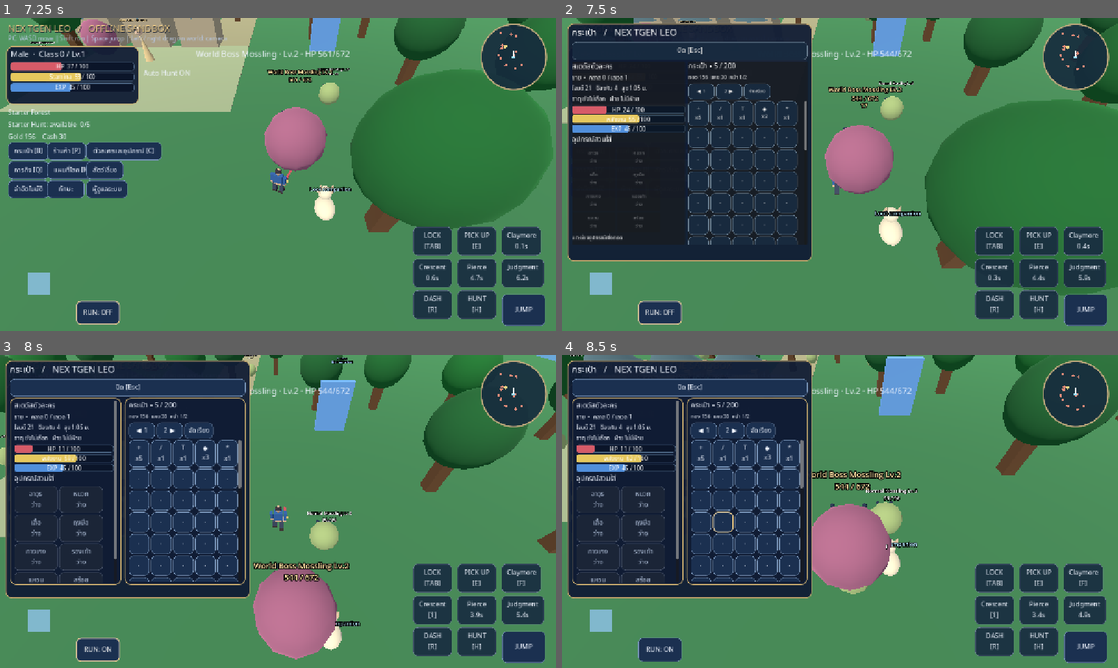
Above: before the commit, frames 1-4 (two rows, left to right).
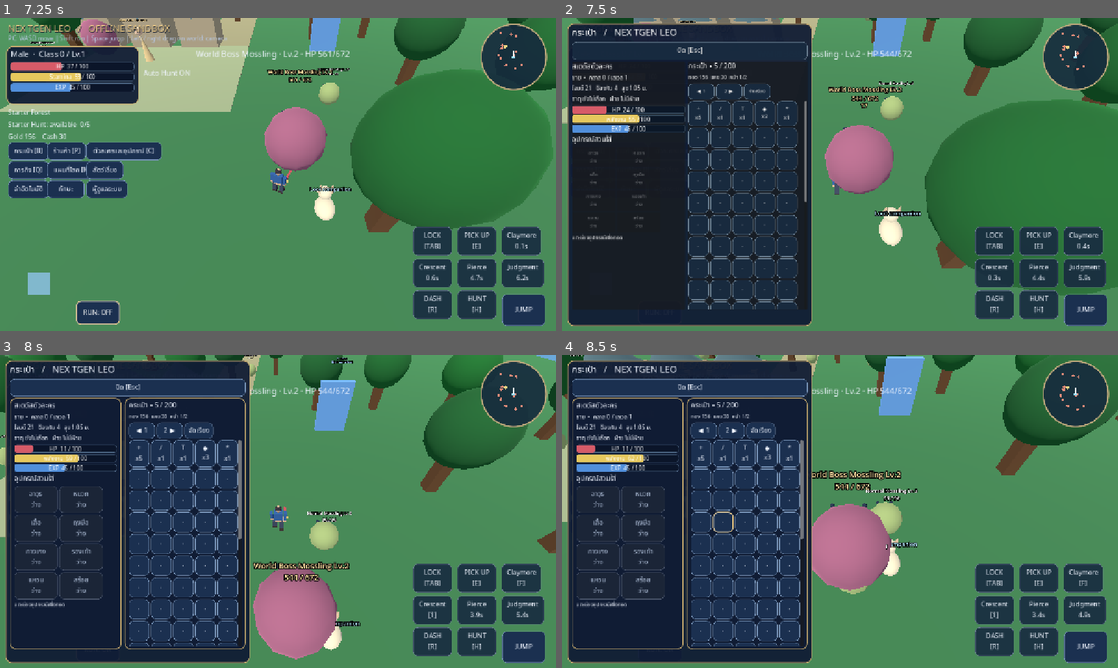
Above: after the commit, the same moments.

Repository: redfullmoon209-debug/NexTgenLeo
Game: Godot game, scene res://scenes/main.tscn
Two runs of this game, one before a commit and one after it. Both use one fixed random seed, a clock stepped at 60 frames per second and the inputs below.
Inputs (mouse positions are in pixels of both pictures, inside the frame that each line leads up to):
- Up to frame 1 (7.25 s): click "JUMP" at 0.5 s; tap Enter at 1.25 s; move the mouse to (400, 158) at 1.27 s; hold D 1.28-2 s; tap Tab at 1.35 s; click (400, 158) at 1.42 s; tap Space at 1.52, 4.52 s; drag from (166, 190) to (250, 237) at 2.02 s; move the mouse to (333, 105) at 2.77 s; hold D 2.78-3.5 s; tap 1 at 2.85 s; drag from (250, 237) to (111, 127) at 3.52 s; move the mouse to (444, 221) at 4.27 s; hold A 4.28-5 s; tap 3 at 4.35 s; drag from (111, 127) to (194, 96) at 5.02 s; move the mouse to (305, 174) at 5.77 s; hold S 5.78-6.5 s; tap H at 5.85 s; click (305, 174) at 5.92 s; drag from (194, 96) to (166, 190) at 6.52 s
- Up to frame 2 (7.5 s): move the mouse to (962, 158) at 7.27 s; hold W from 7.28 s (still down); tap B at 7.35 s
- Up to frame 3 (8 s): keep holding W; tap Space at 7.52 s
- Up to frame 4 (8.5 s): release W at 8 s; drag from (728, 527) to (812, 574) at 8.02 s

Frame 1 is identical in both runs. In frame 2, 9.6% of the frame differs, in the area x 0-45%, y 42-99%; in frame 3, 11%, in the area x 0-45%, y 14-99%; in frame 4, 11%.

Commit message:
Extend narrow bag down to screen bottom without covering 3D character

Diff:
--- a/scripts/gameplay.gd
+++ b/scripts/gameplay.gd
@@ -361,8 +361,10 @@
 	panel.position = Vector2(12, 12)
 	if active_panel == "Bag":
 		var bag_width: float = minf(620.0, maxf(300.0, size.x * 0.44))
-		var bag_height: float = minf(590.0, maxf(160.0, size.y * 0.76))
-		panel.size = Vector2(minf(bag_width, maxf(150.0, size.x - 24.0)), minf(bag_height, maxf(160.0, size.y - 24.0)))
+		# Extend to the viewport bottom while preserving the narrow left width
+		# so the character remains visible in the center of the 3D world.
+		var bag_height: float = maxf(160.0, size.y - 24.0)
+		panel.size = Vector2(minf(bag_width, maxf(150.0, size.x - 24.0)), bag_height)
 	else:
 		panel.size = Vector2(minf(390.0, maxf(150.0, size.x - 24.0)), maxf(160.0, size.y - 24.0))
 
